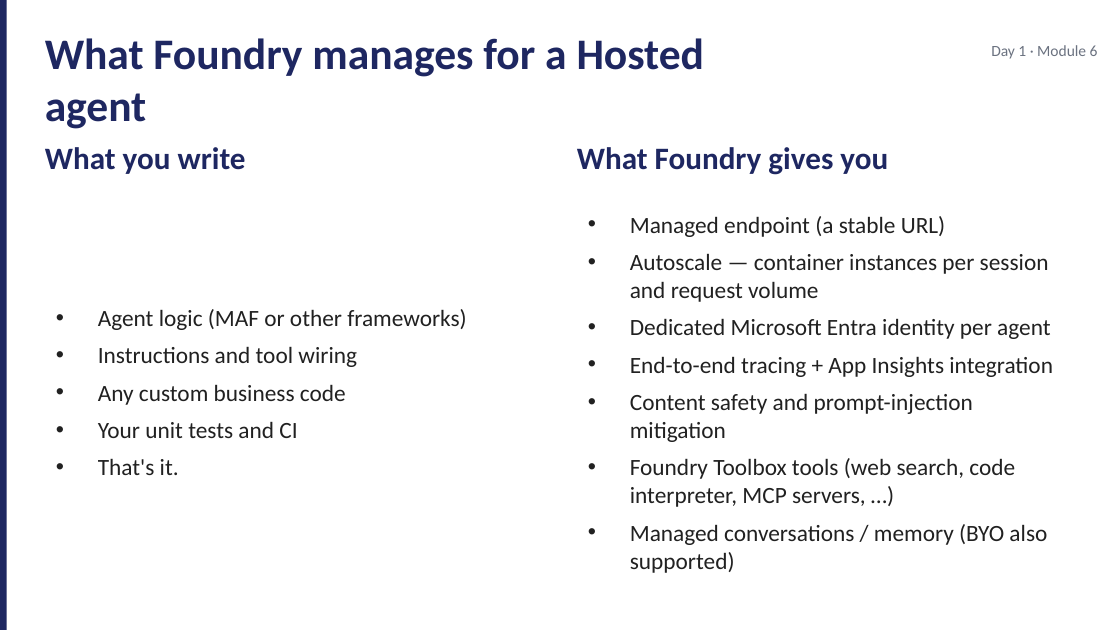
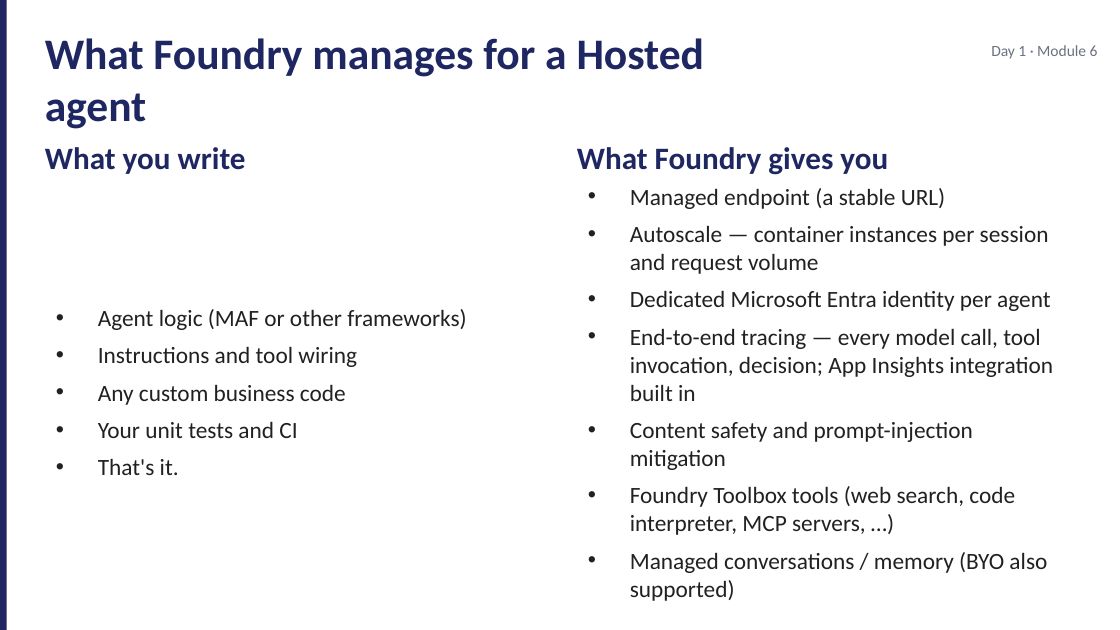
Before and after one commit to JimPiquant/Building-AI-Apps-and-Agents, a slide deck: slide 5 of decks/day1/module-6-hosting-options.pptx. Drawn at 1120x630 pixels with LibreOffice and Linux fonts; fonts in the diff are those of the drawing. Boxes give left, top, right and bottom in pixels: in the first picture for what was removed or moved away, otherwise in the second. Text is boxed around its words. In the diff, an @@ line names an element or a change of style, - is before the commit and + after.

```diff
--- a/decks/day1/module-6-hosting-options.pptx
+++ b/decks/day1/module-6-hosting-options.pptx
@@ text at (630,328,1053,401): text changed @@
-• End-to-end tracing + App Insights integration
+• End-to-end tracing — every model call, tool invocation, decision; App Insights integration built in
```
Also in this commit, not shown: 10 other files.
